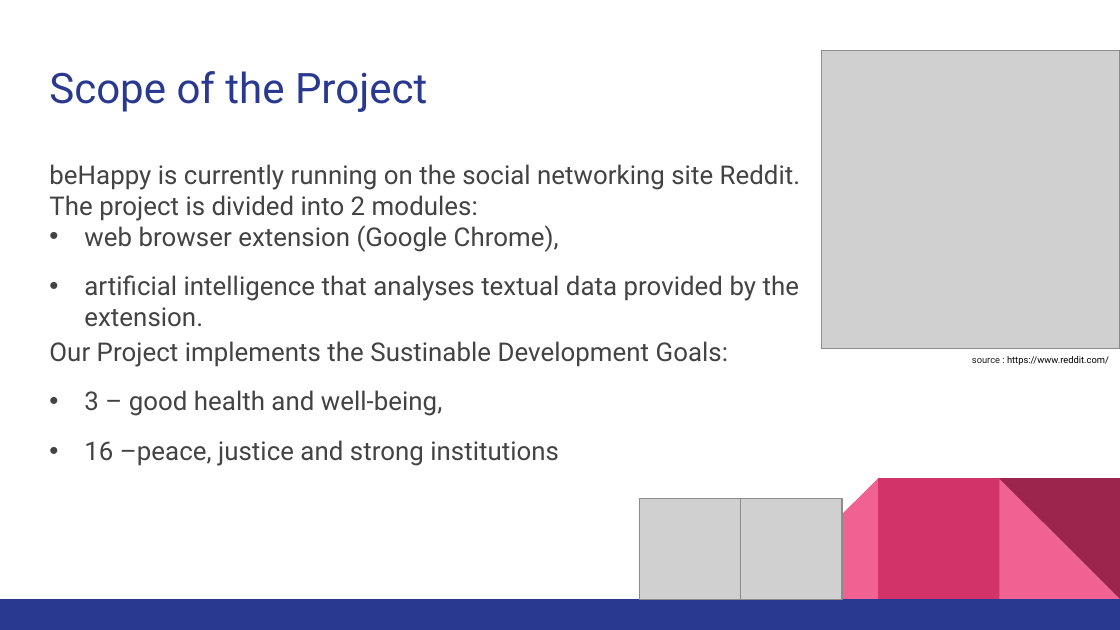
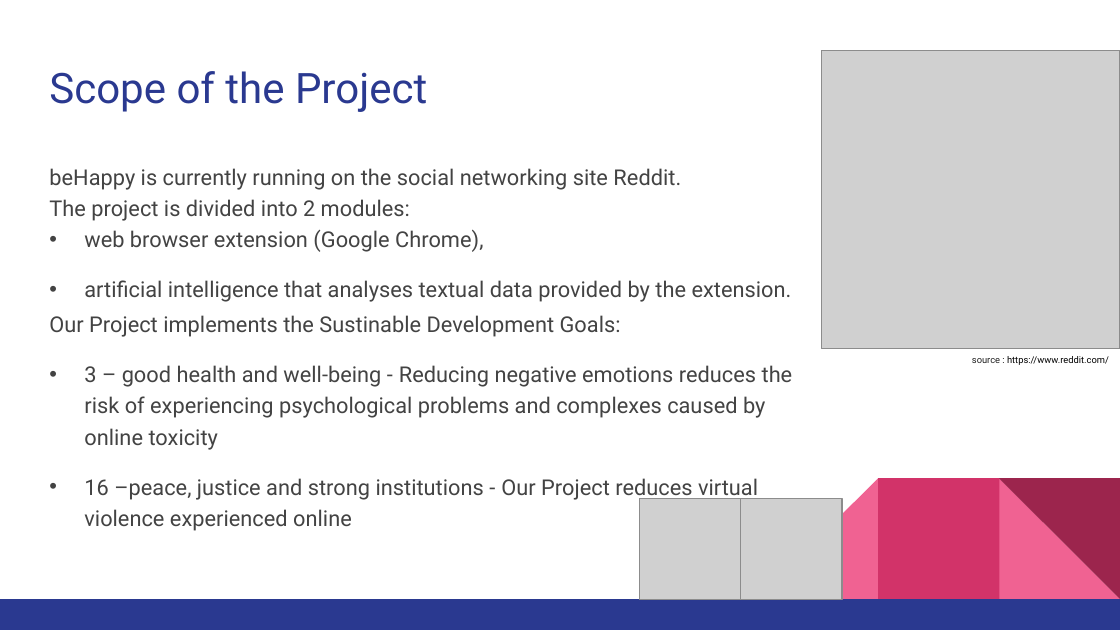
Before and after one commit to Jakub-S-K/beHappy-Ai4Youth, a slide deck: slide 5 of beHappy in English.pptx. Drawn at 1120x630 pixels with LibreOffice and Linux fonts; fonts in the diff are those of the drawing; grey boxes stand for pictures. Boxes give left, top, right and bottom in pixels: in the first picture for what was removed or moved away, otherwise in the second. Text is boxed around its words. In the diff, an @@ line names an element or a change of style, - is before the commit and + after.

Commit message:
next version

```diff
--- a/beHappy in English.pptx
+++ b/beHappy in English.pptx
@@ text at [49, 168, 792, 337]: size 16.6 to 14 pt in "beHappy is currently running on the social ...", "The project is divided into 2 modules:", "web browser extension (Google Chrome),", "artificial intelligence that analyses textual data provided ..." and 1 more places; line spacing 1 to 1.2 @@
@@ text at [84, 365, 793, 531]: text changed; size 16.6 to 14 pt @@
-• 3 – good health and well-being,
-• 16 –peace, justice and strong institutions
+• 3 – good health and well-being - Reducing negative emotions reduces the risk of experiencing psychological problems and complexes caused by online toxicity
+• 16 –peace, justice and strong institutions - Our Project reduces virtual violence experienced online
```
